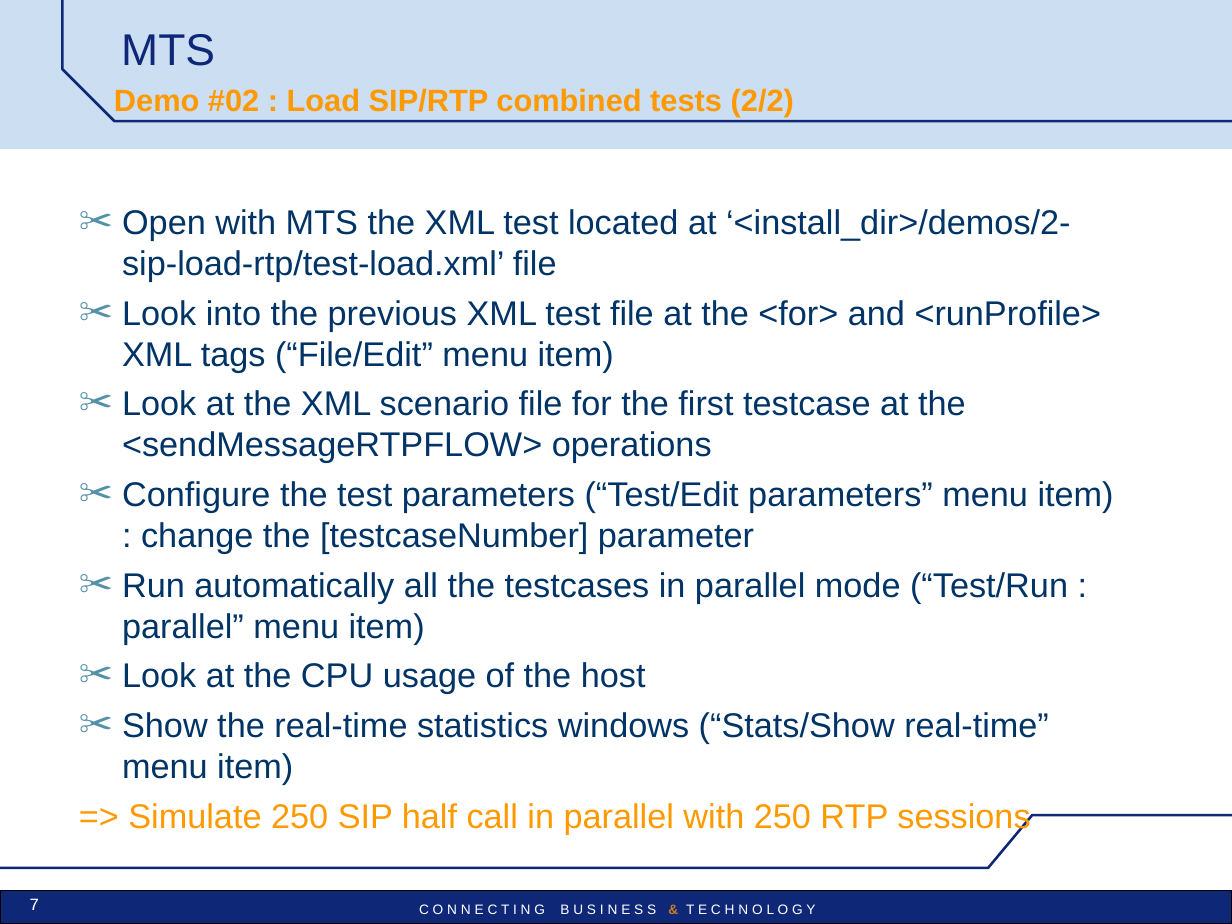
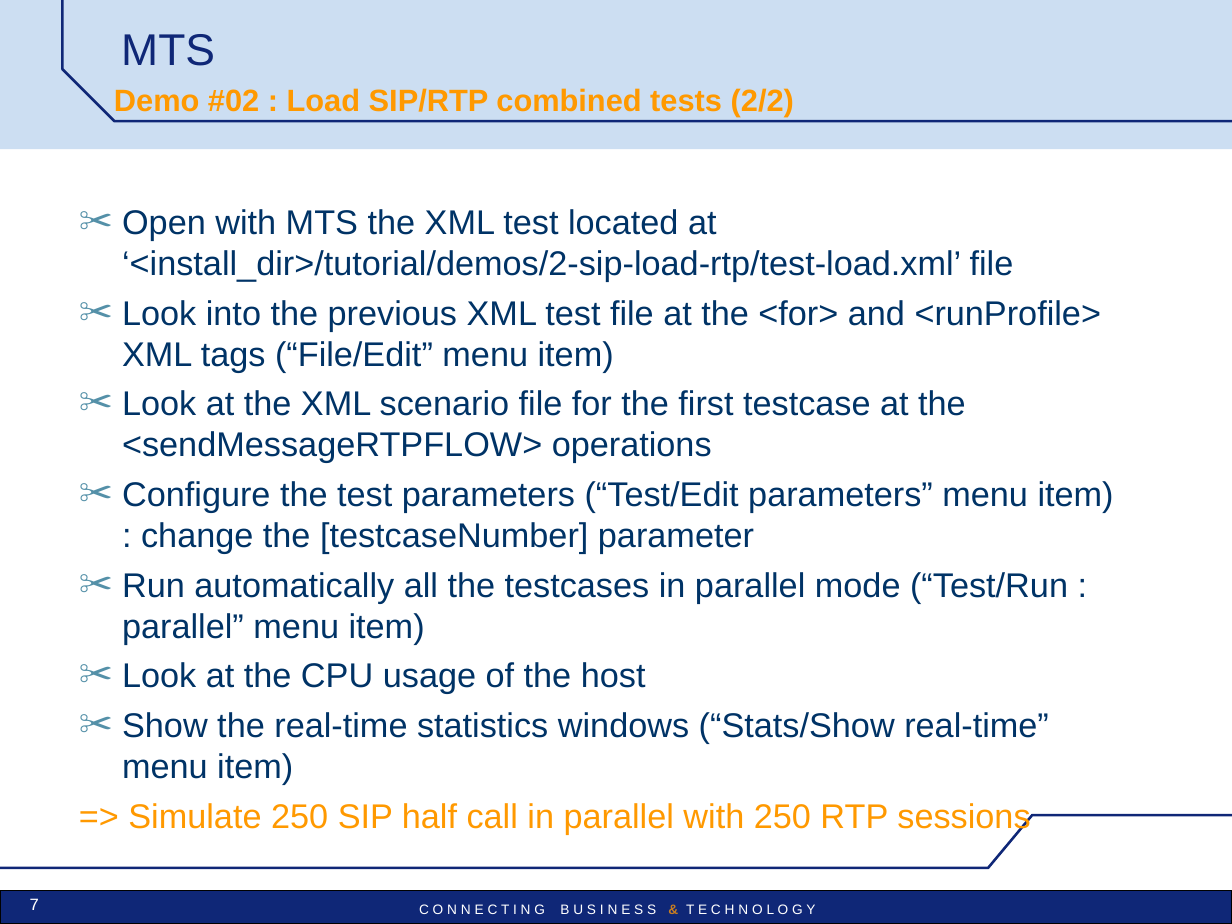
Before and after one commit to uttamhoode9/mts-trunk, a slide deck: slide 7 of mts/src/main/doc/MTS_pres_demos.ppt. Drawn at 1232x924 pixels with LibreOffice and Linux fonts; fonts in the diff are those of the drawing; background and template pictures are left out. Boxes give left, top, right and bottom in pixels: in the first picture for what was removed or moved away, otherwise in the second. Text is boxed around its words. In the diff, an @@ line names an element or a change of style, - is before the commit and + after.

```diff
--- a/mts/src/main/doc/MTS_pres_demos.ppt
+++ b/mts/src/main/doc/MTS_pres_demos.ppt
@@ text at [122, 209, 1014, 281]: text changed @@
-✂ Open with MTS the XML test located at ‘<install_dir>/demos/2-sip-load-rtp/test-load.xml’ file
+✂ Open with MTS the XML test located at ‘<install_dir>/tutorial/demos/2-sip-load-rtp/test-load.xml’ file
```
Also in this commit, not shown: 14 other slides changed, 2 slides added.
